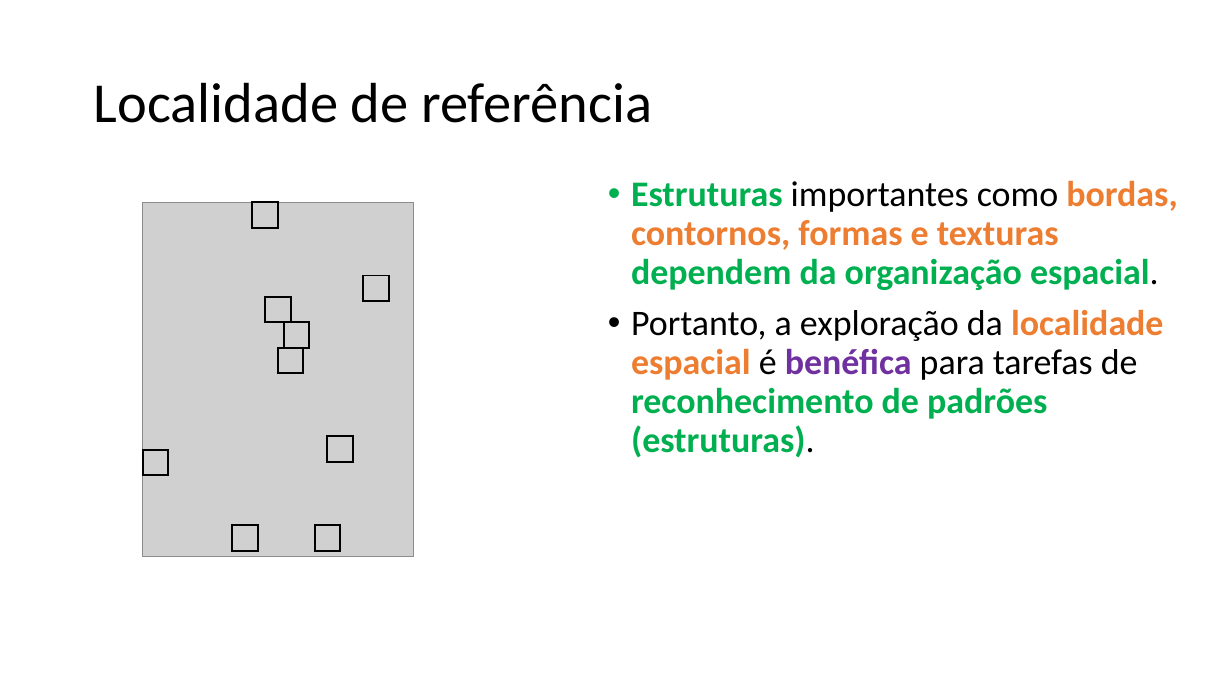
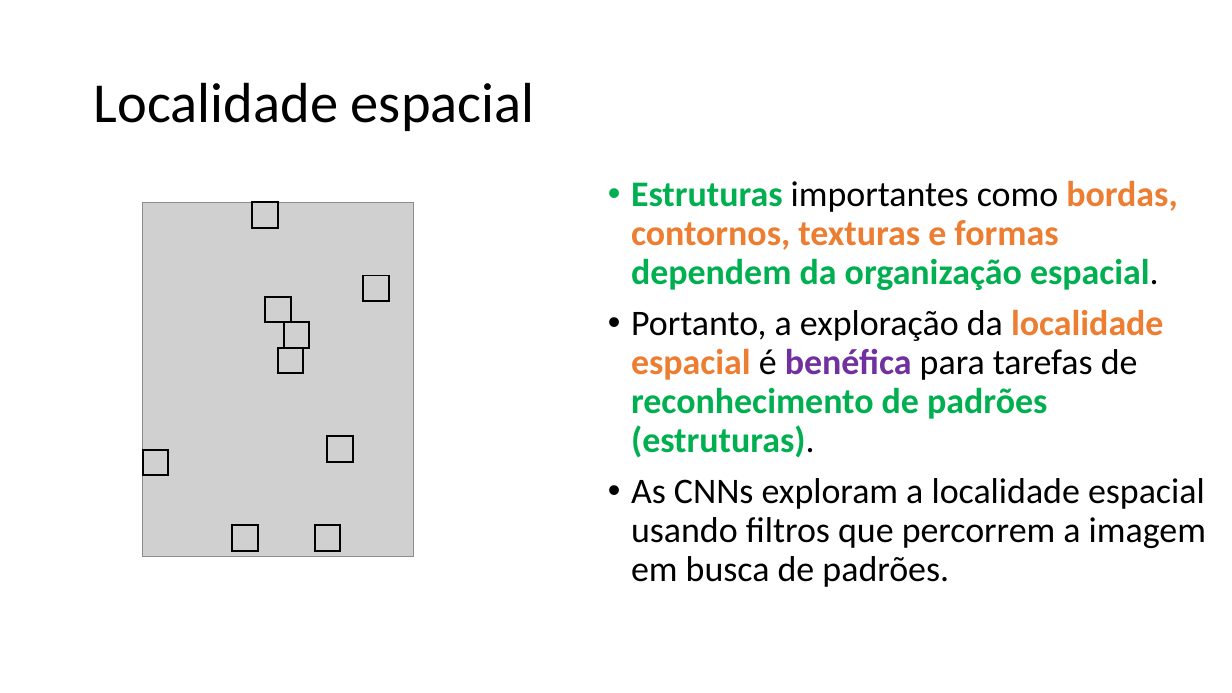
Before and after one commit to zz4fap/c24_inteligencia_artificial, a slide deck: slide 9 of slides/C24_CNN.pptx. Drawn at 1232x693 pixels with LibreOffice and Linux fonts; fonts in the diff are those of the drawing; grey boxes stand for pictures. Boxes give left, top, right and bottom in pixels: in the first picture for what was removed or moved away, otherwise in the second. Text is boxed around its words. In the diff, an @@ line names an element or a change of style, - is before the commit and + after.

```diff
--- a/slides/C24_CNN.pptx
+++ b/slides/C24_CNN.pptx
@@ title at bbox=[94, 82, 535, 131]: text changed @@
-Localidade de referência
+Localidade espacial
@@ text at bbox=[631, 180, 1177, 290]: text changed @@
-• Estruturas importantes como bordas, contornos, formas e texturas dependem da organização espacial.
+• Estruturas importantes como bordas, contornos, texturas e formas dependem da organização espacial.
@@ text at bbox=[631, 478, 1206, 587]: paragraph added @@
+• As CNNs exploram a localidade espacial usando filtros que percorrem a imagem em busca de padrões.
```
Also in this commit, not shown: 22 other slides changed, 1 slide removed.
